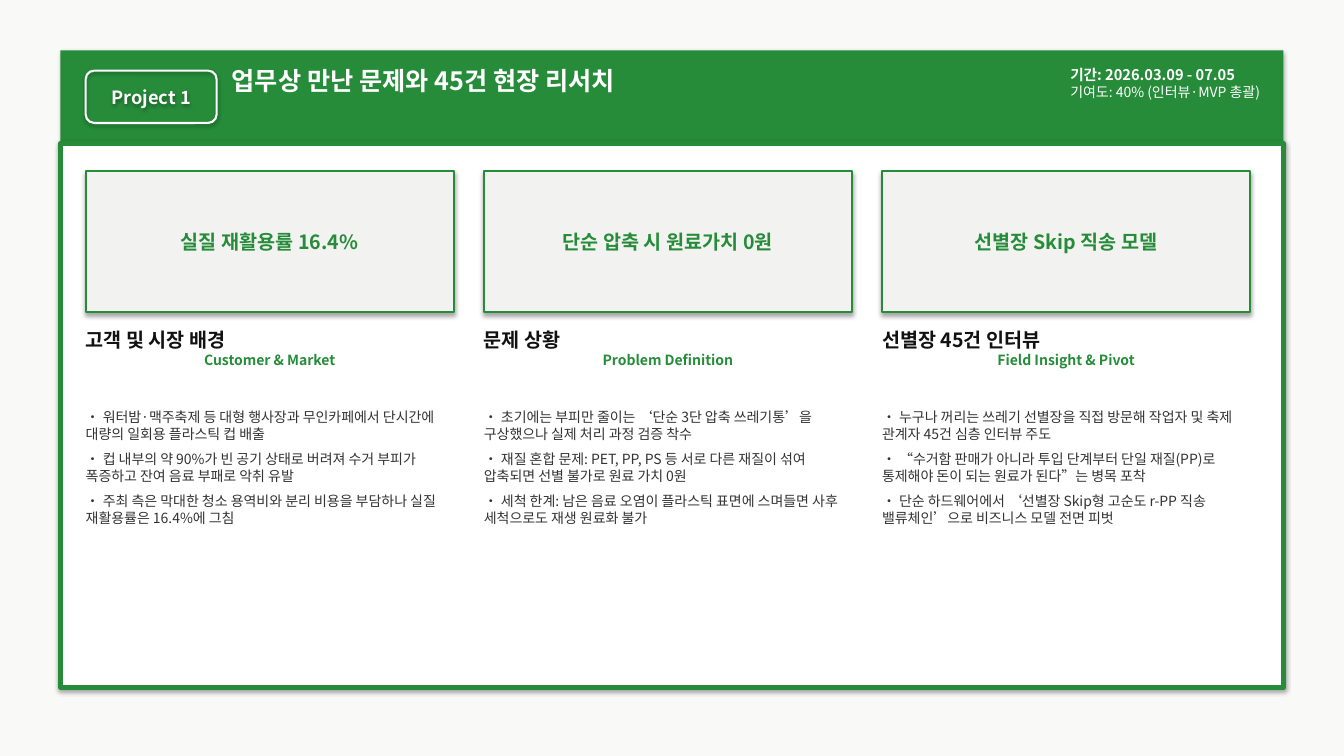
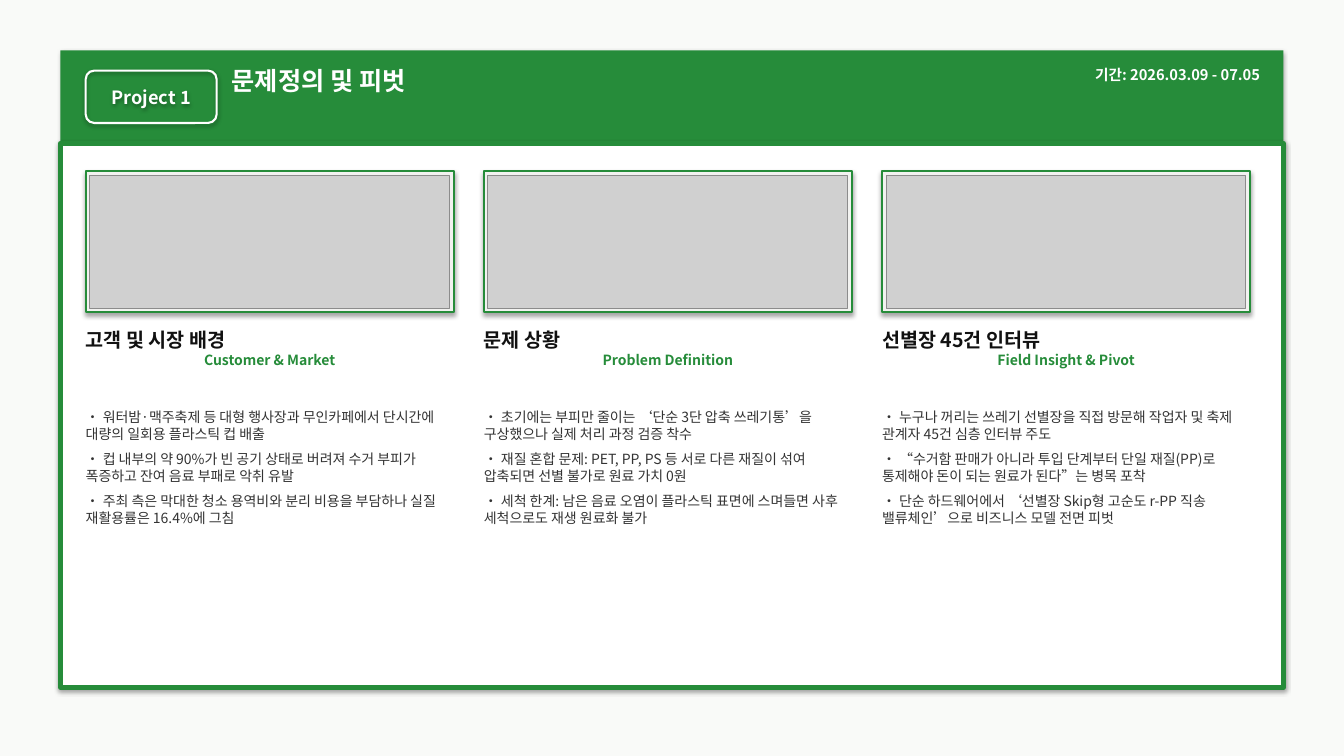
Before and after one commit to wkdtkdrbs11/test1-2026.11.10-, a slide deck: slide 4 of 마케터_장상균_포트폴리오.pptx. Drawn at 1344x756 pixels with LibreOffice and Linux fonts; fonts in the diff are those of the drawing; grey boxes stand for pictures. Boxes give left, top, right and bottom in pixels: in the first picture for what was removed or moved away, otherwise in the second. Text is boxed around its words. In the diff, an @@ line names an element or a change of style, - is before the commit and + after.

```diff
--- a/마케터_장상균_포트폴리오.pptx
+++ b/마케터_장상균_포트폴리오.pptx
@@ text at (232,69,405,93): text changed @@
-업무상 만난 문제와 45건 현장 리서치
+문제정의 및 피벗
@@ text at (1095,67,1260,82): text changed @@
-기간: 2026.03.09 - 07.05
-기여도: 40% (인터뷰·MVP 총괄)
+기간: 2026.03.09 - 07.05
@@ picture added at (90,175,450,309) @@
@@ picture added at (488,175,848,309) @@
@@ picture added at (886,175,1246,309) @@
@@ text in rectangle at (181,232,358,251): text removed @@
-실질 재활용률 16.4%
@@ text in rectangle at (563,232,773,251): text removed @@
-단순 압축 시 원료가치 0원
@@ text in rectangle at (975,232,1157,254): text removed @@
-선별장 Skip 직송 모델
```
Also in this commit, not shown: 5 other files.
